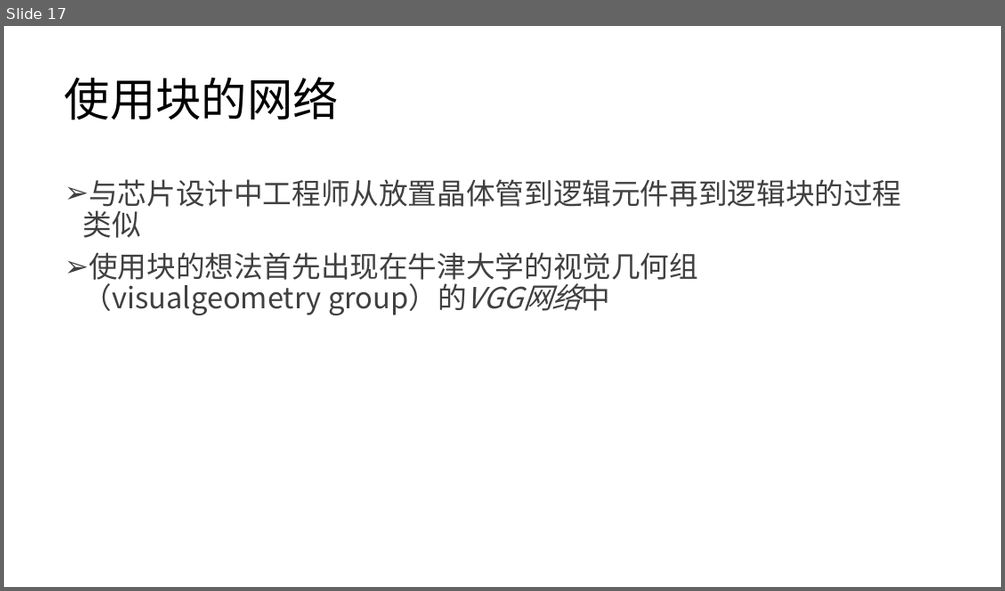
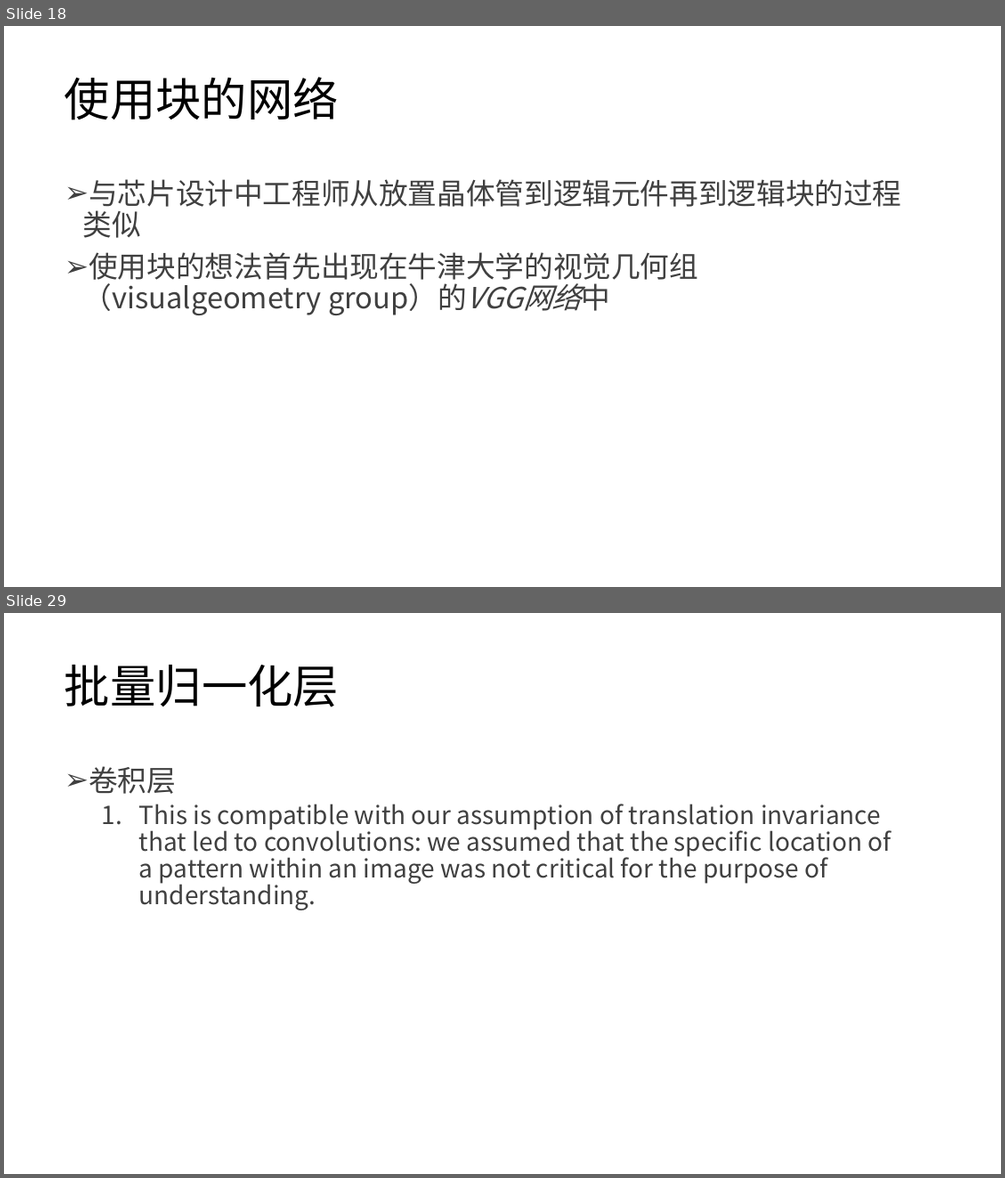
Before and after one commit to lezhang-thu/security_content, a slide deck: 卷积神经网络-b.pptx. Shown one above the other, each under a label of ours: slide 17 before the commit, slides 18 and 29 after it; the slides between them are not shown. The pictures are 1005x591 and 1005x1178 pixels, drawn with LibreOffice and Linux fonts; fonts in the diff are those of the drawing. Boxes give left, top, right and bottom in pixels: in the first picture for what was removed or moved away, otherwise in the second. Text is boxed around its words. In the diff, an @@ line names an element or a change of style, - is before the commit and + after.

```diff
--- a/卷积神经网络-b.pptx
+++ b/卷积神经网络-b.pptx
@@ slide 29 added at box(4, 613, 1001, 1174), background #FFFFFF @@
@@ title added at box(65, 665, 339, 707), 44 pt, text #000000 @@
+批量归一化层
@@ text added at box(89, 766, 891, 910), 24 pt, text #404040 @@
+➢ 卷积层
+  1. This is compatible with our assumption of translation invariance that led to convolutions: we assumed that the specific location of a pattern within an image was not critical for the purpose of understanding.
@@ what was slide 17 is now slide 18 @@
```
Also in this commit, not shown: 10 slides changed, 24 other slides added, 16 other files.
